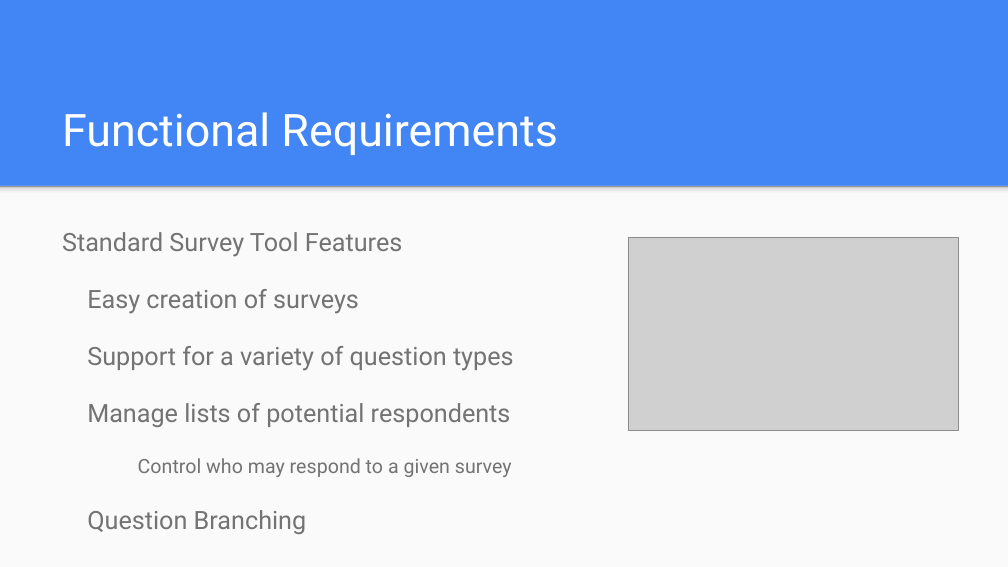
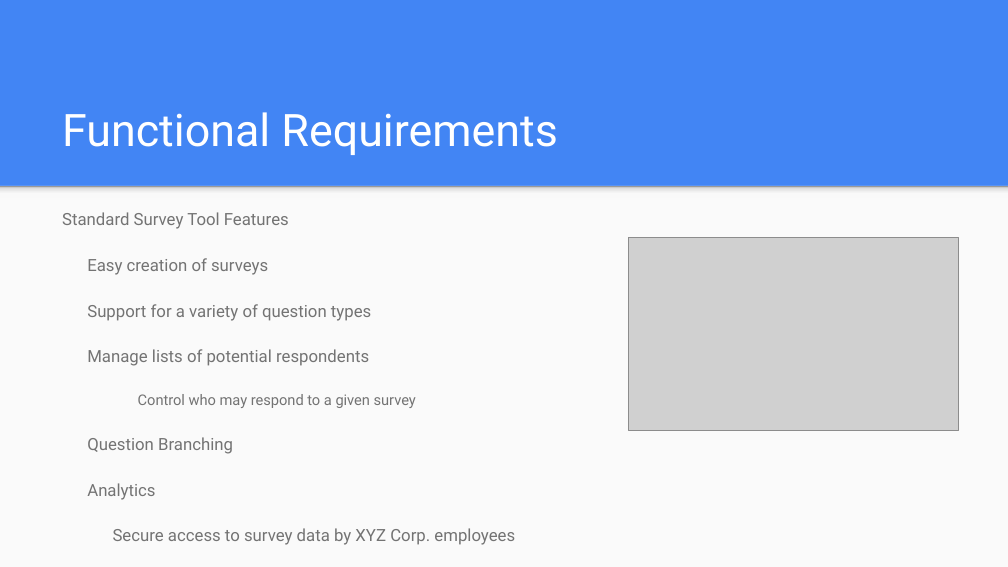
Before and after one commit to CPE307/survey, a slide deck: slide 6 of docs/milestones/CPE307Presentation.pptx. Drawn at 1008x567 pixels with LibreOffice and Linux fonts; fonts in the diff are those of the drawing; grey boxes stand for pictures; background and template pictures are left out. Boxes give left, top, right and bottom in pixels: in the first picture for what was removed or moved away, otherwise in the second. Text is boxed around its words. In the diff, an @@ line names an element or a change of style, - is before the commit and + after.

```diff
--- a/docs/milestones/CPE307Presentation.pptx
+++ b/docs/milestones/CPE307Presentation.pptx
@@ text "Standard Survey Tool Features": place and size @@
-text "Standard Survey Tool Features" at (62,232,514,534)
+text "Standard Survey Tool Features" at (62,212,515,545)
@@ text "Standard Survey Tool Features" at (62,212,515,545): size 18 to 12 pt in "Standard Survey Tool Features", "Easy creation of surveys", "Support for a variety of question types", "Manage lists of potential respondents" and 3 more places; size 14 to 10.5 pt in "Control who may respond to a given ..." @@
```
Also in this commit, not shown: 6 other slides changed, 1 other file.
